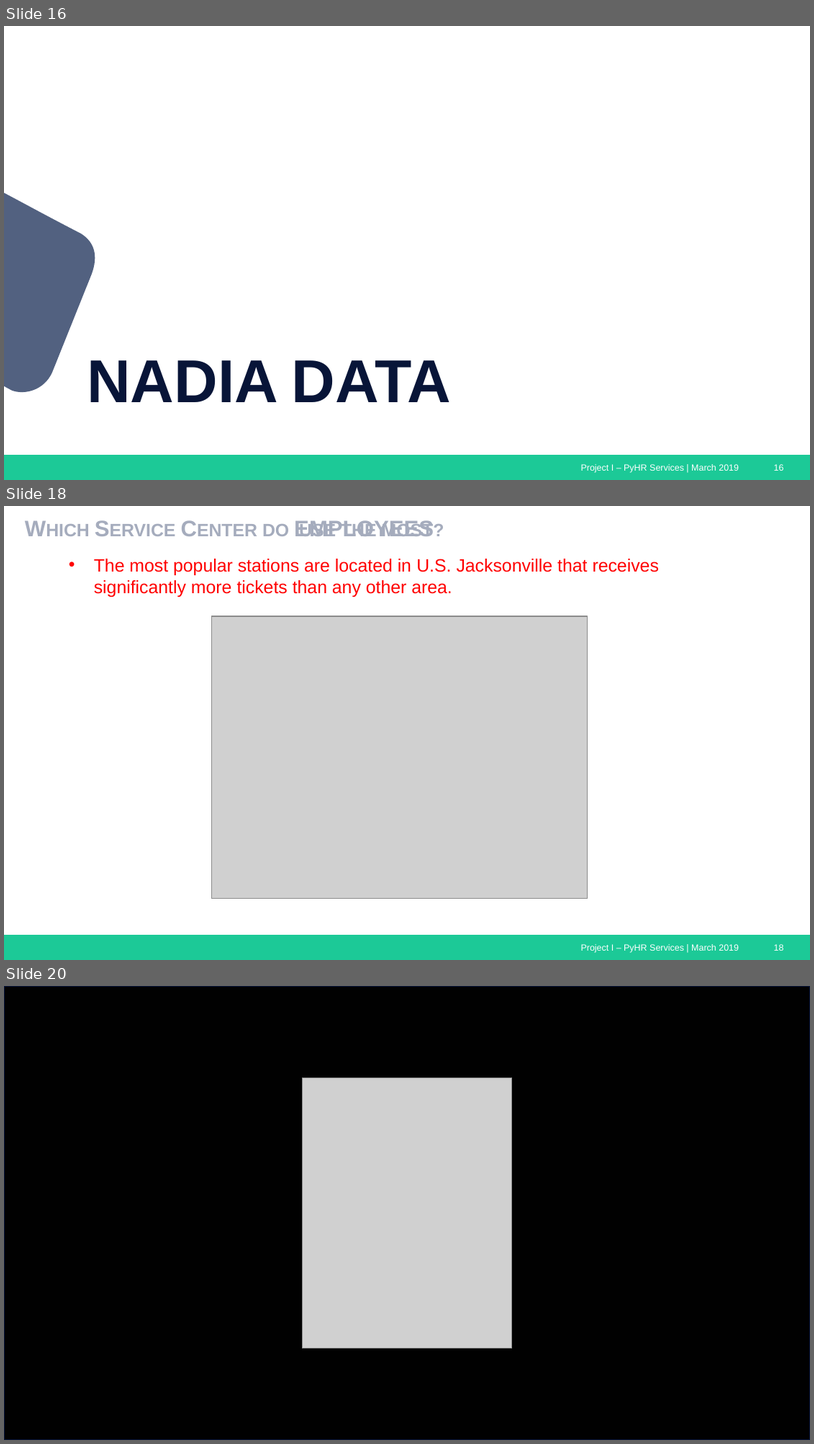
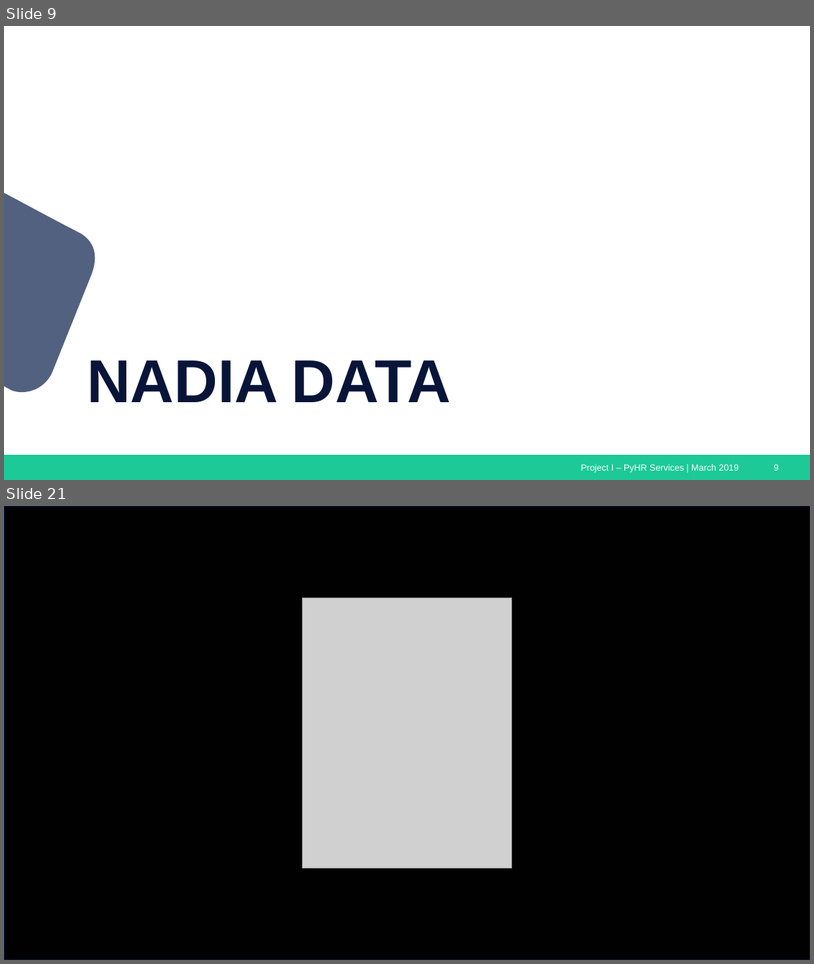
Before and after one commit to jvbonini/Project-I, a slide deck: Presentation/HRServices_Presentation_Master.pptx. Shown one above the other, each under a label of ours: slides 16, 18 and 20 before the commit, slides 9 and 21 after it; the slides between them are not shown. The pictures are 814x1444 and 814x964 pixels, drawn with LibreOffice and Linux fonts; fonts in the diff are those of the drawing; grey boxes stand for pictures. Boxes give left, top, right and bottom in pixels: in the first picture for what was removed or moved away, otherwise in the second. Text is boxed around its words. In the diff, an @@ line names an element or a change of style, - is before the commit and + after.

```diff
--- a/Presentation/HRServices_Presentation_Master.pptx
+++ b/Presentation/HRServices_Presentation_Master.pptx
@@ slide 18 removed at (4, 506, 810, 960), background #FFFFFF; not listed: 3 template elements that a slide beside it also shows @@
@@ title removed at (262, 520, 445, 541) @@
-Which Service Center do EMPLOYEES use the most?
@@ text removed at (94, 559, 659, 597) @@
-• The most popular stations are located in U.S. Jacksonville that receives significantly more tickets than any other area.
@@ picture removed at (211, 616, 587, 898) @@
@@ what was slide 16 is now slide 9 @@
@@ page number at (774, 464, 779, 470): text changed @@
-16
+9
@@ what was slide 20 is now slide 21 @@
```
Also in this commit, not shown: 1 slide changed, 3 slides added, 2 other slides removed, 6 other files.
